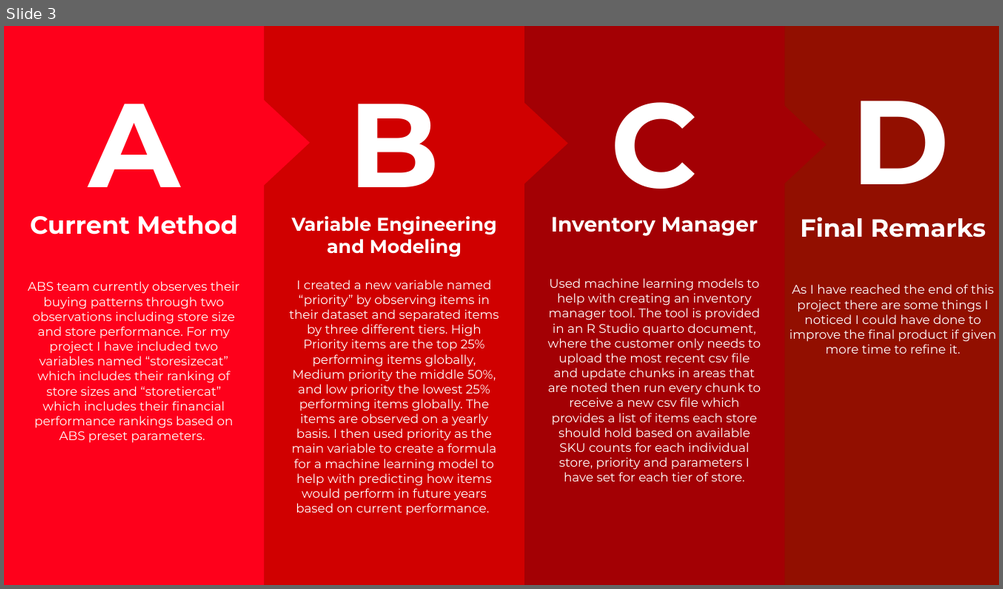
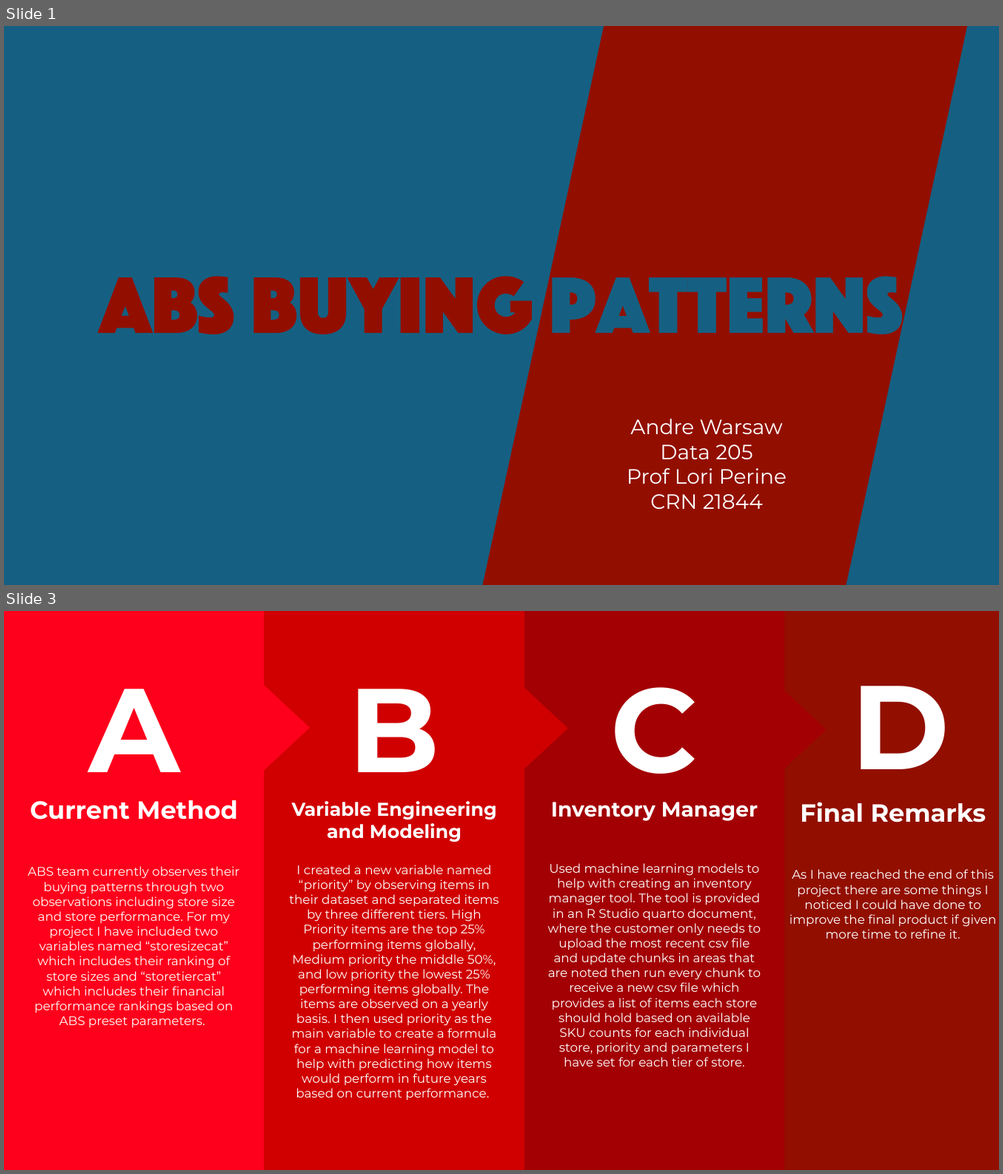
Before and after one commit to andrewarsaw/DATA-205, a slide deck: AndreWarsaw_ABS_Presentation.pptx. Shown one above the other, each under a label of ours: slide 3 before the commit, slides 1 and 3 after it; the slides between them are not shown. The pictures are 1003x589 and 1003x1174 pixels, drawn with LibreOffice and Linux fonts; fonts in the diff are those of the drawing; background and template pictures are left out. Boxes give left, top, right and bottom in pixels: in the first picture for what was removed or moved away, otherwise in the second. Text is boxed around its words. In the diff, an @@ line names an element or a change of style, - is before the commit and + after.

```diff
--- a/AndreWarsaw_ABS_Presentation.pptx
+++ b/AndreWarsaw_ABS_Presentation.pptx
@@ slide 1 added at [4,26,999,585], background picture (left out) @@
@@ freeform shape added at [97,26,967,585], fill #920F00 @@
@@ text added at [626,419,786,509], 20 pt, text #FFFFFF @@
+Andre Warsaw
+Data 205
+Prof Lori Perine
+CRN 21844
```
Also in this commit, not shown: 5 slides changed, 1 other slide added, 1 slide removed, 1 other file.
